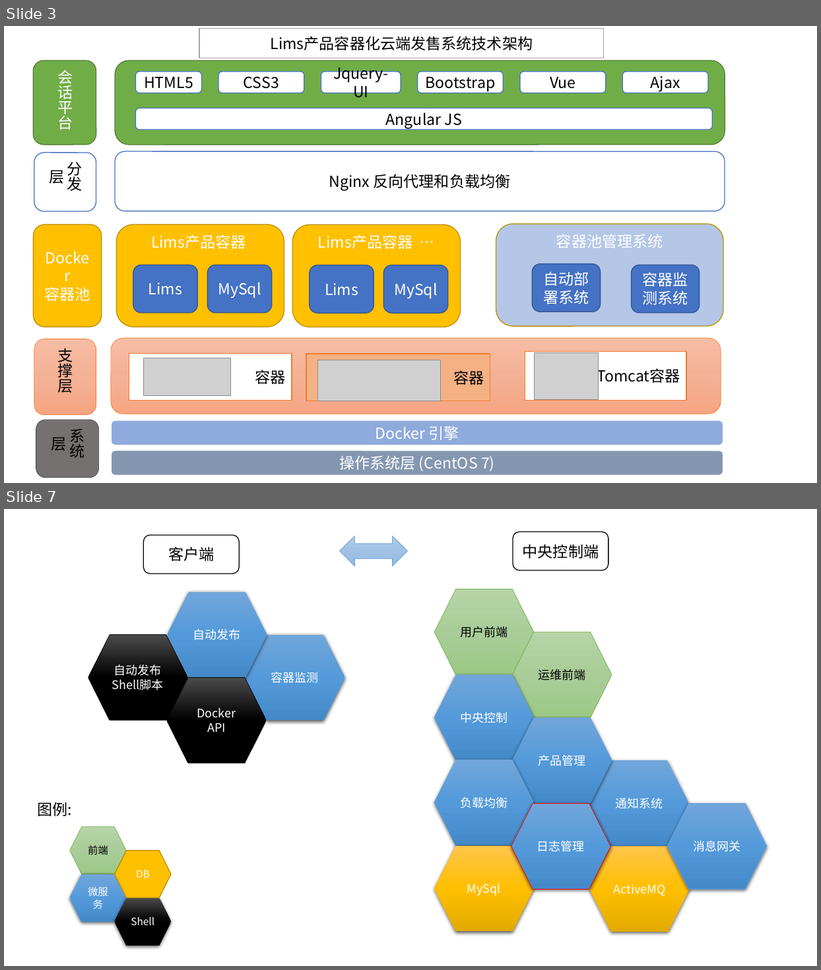
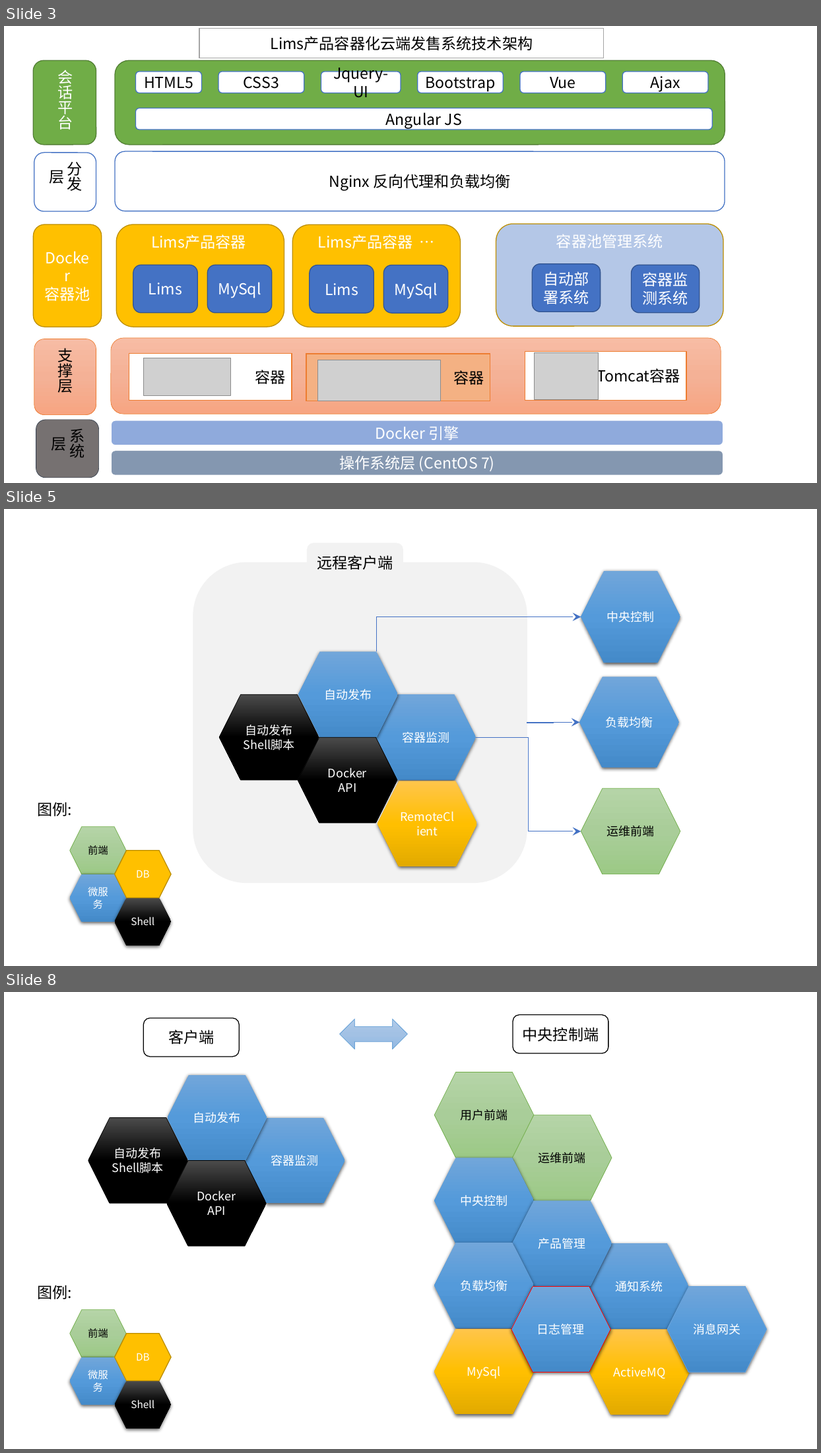
Before and after one commit to qijunbo/dockercloud, a slide deck: Lims系统架构.pptx. Shown one above the other, each under a label of ours: slides 3 and 7 before the commit, slides 3, 5 and 8 after it; the slides between them are not shown. The pictures are 821x970 and 821x1453 pixels, drawn with LibreOffice and Linux fonts; fonts in the diff are those of the drawing; grey boxes stand for pictures. Boxes give left, top, right and bottom in pixels: in the first picture for what was removed or moved away, otherwise in the second. Text is boxed around its words. In the diff, an @@ line names an element or a change of style, - is before the commit and + after.

Commit message:
Docker  企业云需求概要.

```diff
--- a/Lims系统架构.pptx
+++ b/Lims系统架构.pptx
@@ slide 5 added at (4,509,817,966), background #FFFFFF @@
@@ rounded rectangle added at (307,543,403,582), fill #F2F2F2, outline #F2F2F2 1 pt, 18 pt, text #000000 @@
+远程客户端
@@ rounded rectangle added at (193,562,527,883), fill #F2F2F2, outline #F2F2F2 1 pt @@
@@ hexagon added at (581,570,680,663), fill gradient #71A6DB to #559BDB to #448ACA, 14 pt, text #FFFFFF @@
+中央控制
@@ elbow arrow added from (377, 652) to (581, 617), #4472C4 1 pt @@
@@ hexagon added at (580,677,679,768), fill gradient #71A6DB to #559BDB to #448ACA, 14 pt, text #FFFFFF @@
+负载均衡
@@ elbow arrow added from (527, 723) to (580, 722), #4472C4 1 pt @@
@@ elbow arrow added from (476, 738) to (581, 832), #4472C4 1 pt @@
@@ group added at (219,652,477,867): 5 hexagons @@
+容器监测
+自动发布
+自动发布
+Shell脚本
+Docker
+API
+RemoteClient
@@ hexagon added at (581,789,680,875), fill gradient #B5D5A7 to #AACE9A to #9CC987, outline #70AD47 0.5 pt, 14 pt, text #000000 @@
+运维前端
@@ group added at (37,802,171,946): 4 hexagons, 1 text @@
+前端
+微服务
+Shell
+图例:
+DB
@@ what was slide 7 is now slide 8 @@
```
Also in this commit, not shown: 3 slides changed, 2 other files.
